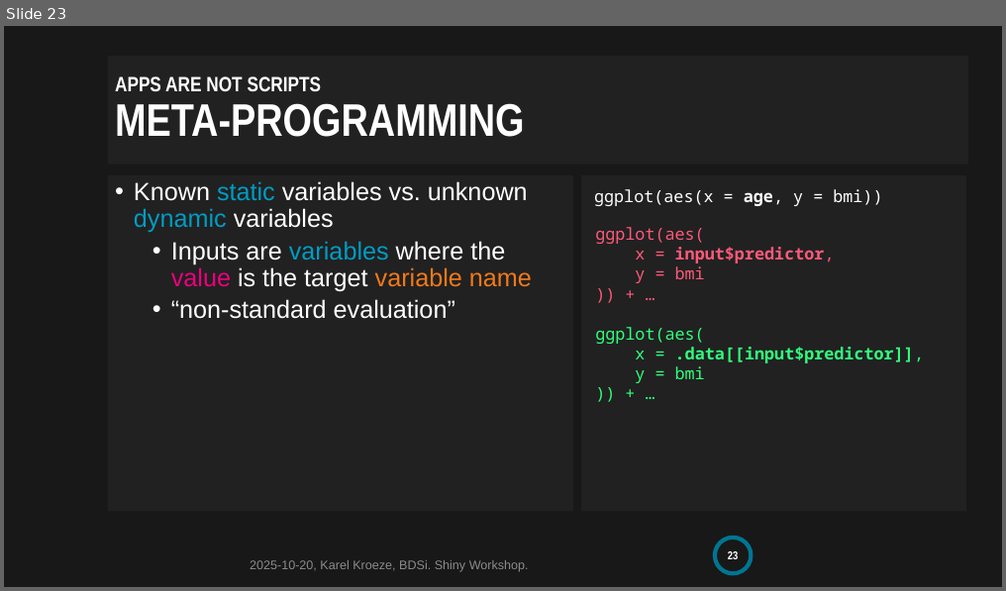
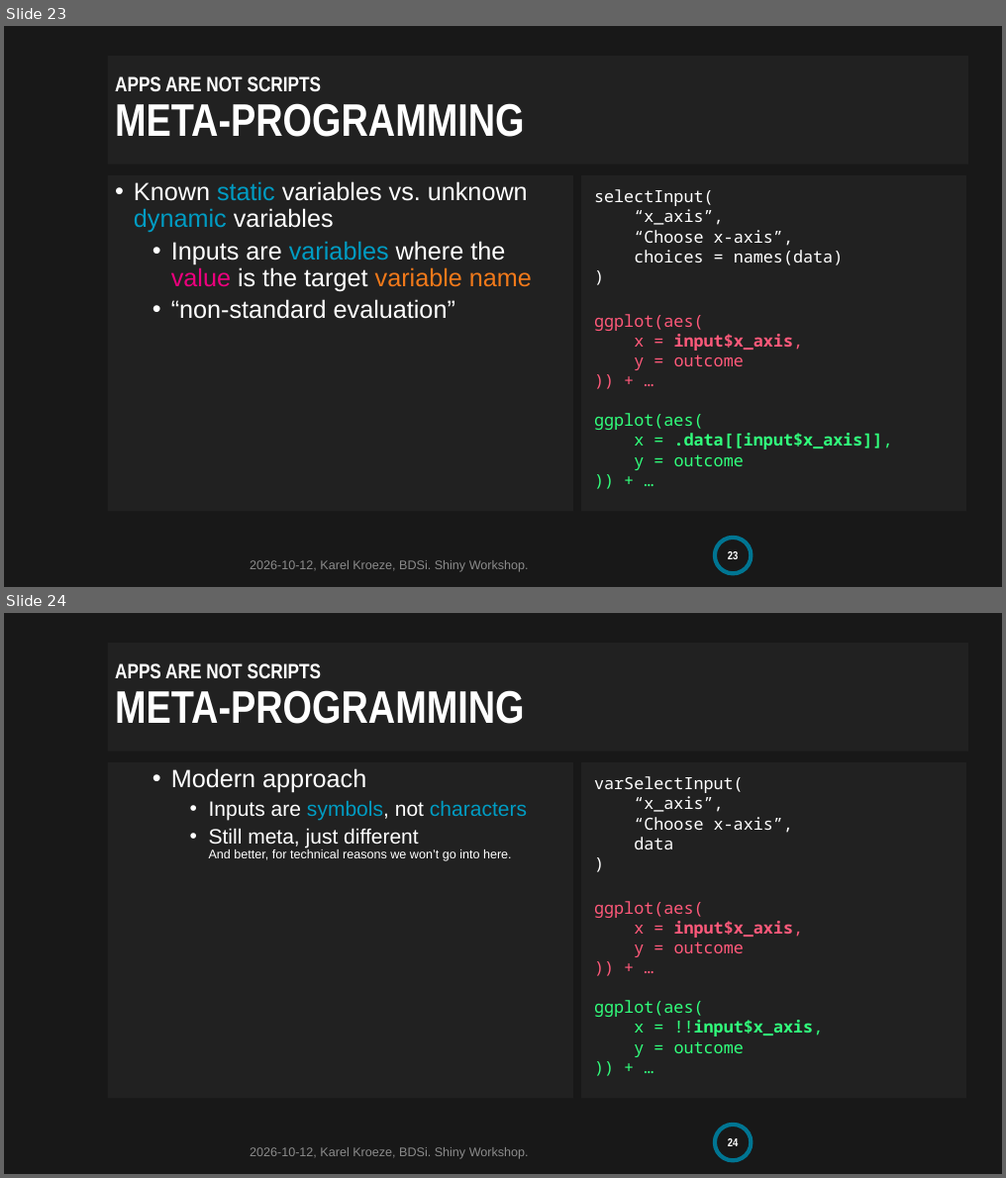
Before and after one commit to BDSI-Utwente/shiny-workshop, a slide deck: slides/shiny-workshop.pptx. Shown one above the other, each under a label of ours: slide 23 before the commit, slides 23 and 24 after it. The pictures are 1006x591 and 1006x1178 pixels, drawn with LibreOffice and Linux fonts; fonts in the diff are those of the drawing; background and template pictures are left out. Boxes give left, top, right and bottom in pixels: in the first picture for what was removed or moved away, otherwise in the second. Text is boxed around its words. In the diff, an @@ line names an element or a change of style, - is before the commit and + after.

```diff
--- a/slides/shiny-workshop.pptx
+++ b/slides/shiny-workshop.pptx
@@ slide 24 added at box(4, 613, 1002, 1174), background #181818; not listed: 1 template element that a slide beside it also shows @@
@@ title added at box(107, 643, 968, 752), fill #262626 at 68% opacity, 20 pt, text #FFFFFF, bold @@
+APPS ARE NOT SCRIPTS
+META-PROGRAMMING
@@ text added at box(107, 762, 573, 1099), fill #262626 at 68% opacity, 20 pt, text #FFFFFF @@
+  • Modern approach
+    • Inputs are symbols, not characters
+    • Still meta, just different
+      And better, for technical reasons we won’t go into here.
@@ rectangle added at box(581, 762, 966, 1099), fill #262626 at 68% opacity @@
@@ text added at box(594, 776, 793, 850), 16 pt, text #FFFFFF @@
+varSelectInput(
+“x_axis”,
+“Choose x-axis”,
+data
+)
@@ text added at box(594, 901, 824, 1058), 16 pt, text #31FF7C @@
+ggplot(aes(
+x = input$x_axis,
+y = outcome
+)) + …
+ggplot(aes(
+x = !!input$x_axis,
+y = outcome
+)) + …
@@ text added at box(250, 1148, 529, 1159), 12 pt, text #8C8C8C @@
+2026-10-12, Karel Kroeze, BDSi. Shiny Workshop.
@@ slide 23 changed as well @@
@@ text removed at box(594, 189, 882, 206) @@
-ggplot(aes(x = age, y = bmi))
@@ text added at box(594, 189, 844, 266), 16 pt, text #FFFFFF @@
+selectInput(
+“x_axis”,
+“Choose x-axis”,
+choices = names(data)
+)
@@ text "ggplot(aes(": place and size @@
-text "ggplot(aes(" at box(595, 227, 924, 383)
+text "ggplot(aes(" at box(594, 314, 893, 471)
@@ text at box(634, 334, 804, 371): text changed; bold off @@
-x = input$predictor,
-y = bmi
+x = input$x_axis,
+y = outcome
@@ text at box(634, 433, 893, 471): text changed @@
-x = .data[[input$predictor]],
-y = bmi
+x = .data[[input$x_axis]],
+y = outcome
@@ text at box(250, 561, 529, 572): text changed @@
-2025-10-20, Karel Kroeze, BDSi. Shiny Workshop.
+2026-10-12, Karel Kroeze, BDSi. Shiny Workshop.
```
Also in this commit, not shown: 21 other slides changed, 1 other file.
